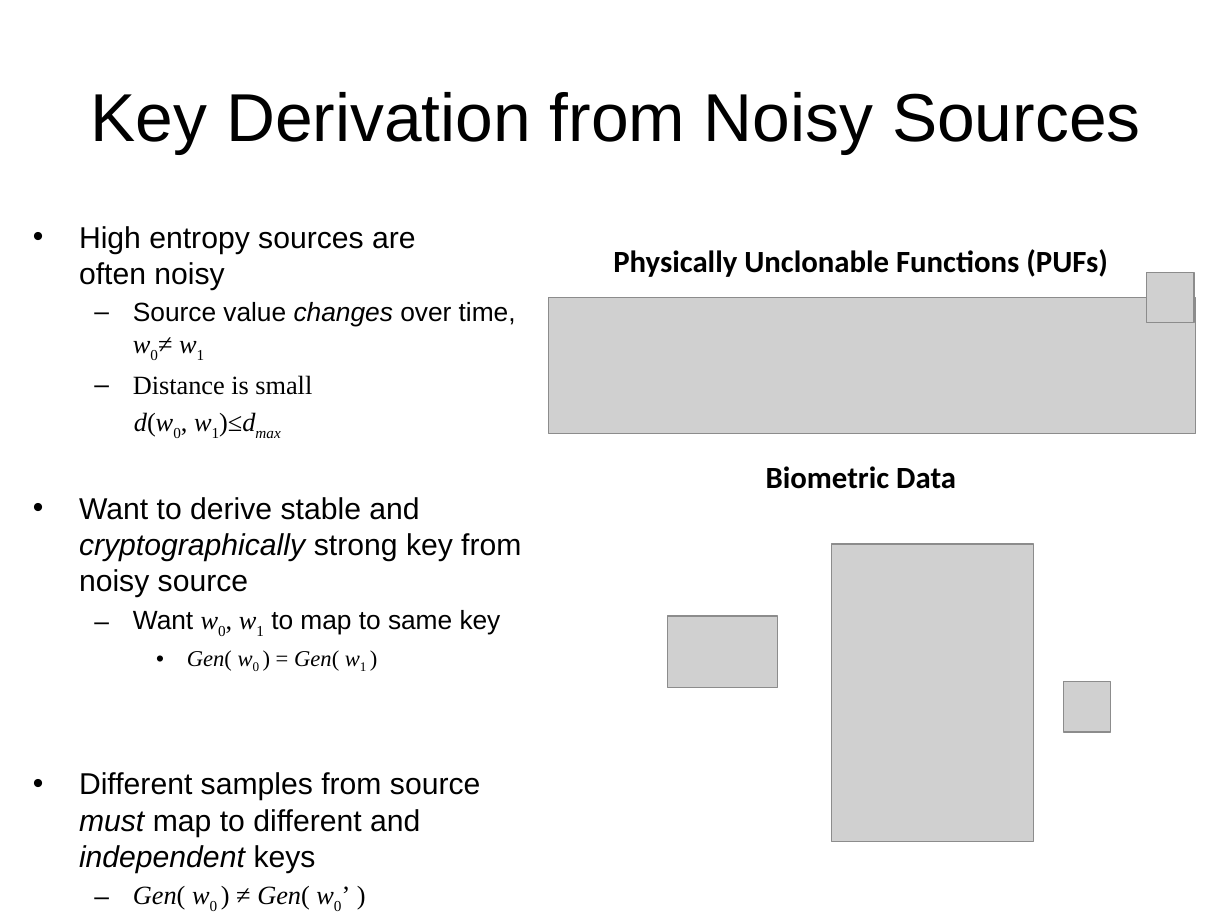
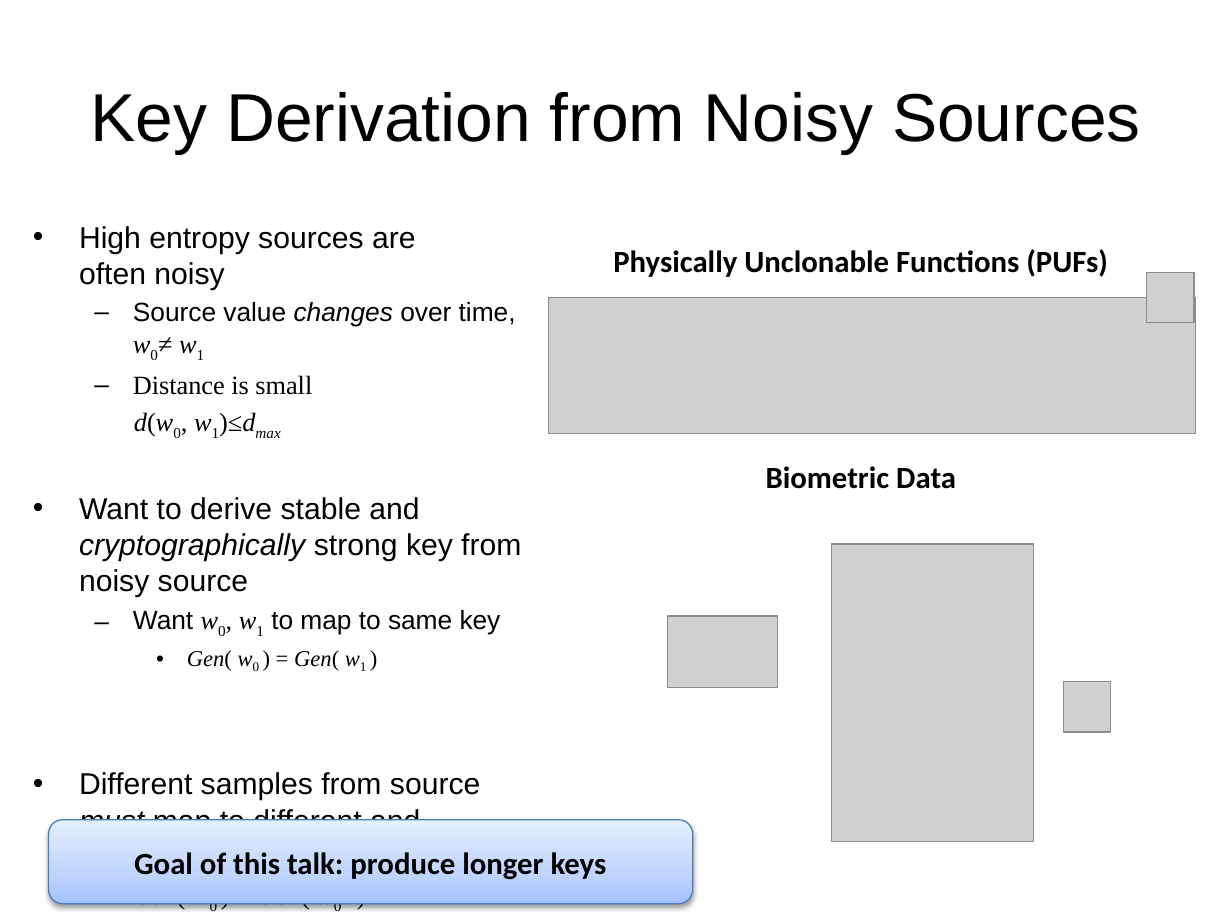
Before and after one commit to xianruimeng/comp-fuzzy-ext, a slide deck: slide 2 of ComputationalFuzzyExtractors.pptx. Drawn at 1232x924 pixels with LibreOffice and Linux fonts; fonts in the diff are those of the drawing; grey boxes stand for pictures. Boxes give left, top, right and bottom in pixels: in the first picture for what was removed or moved away, otherwise in the second. Text is boxed around its words. In the diff, an @@ line names an element or a change of style, - is before the commit and + after.

```diff
--- a/ComputationalFuzzyExtractors.pptx
+++ b/ComputationalFuzzyExtractors.pptx
@@ rounded rectangle added at [48,819,692,903], fill gradient #A4C4FF to #BFD4FF to #E6EEFF, outline #4B7EBC 0.75 pt, 18 pt, text #000000, bold @@
+Goal of this talk: produce longer keys
```
Also in this commit, not shown: 11 other slides changed, 17 slides added.
